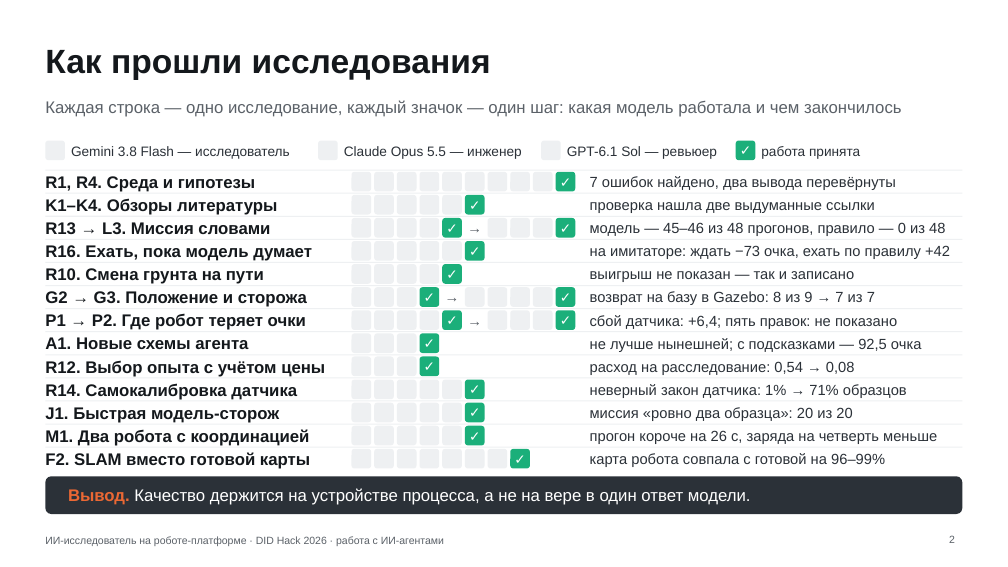
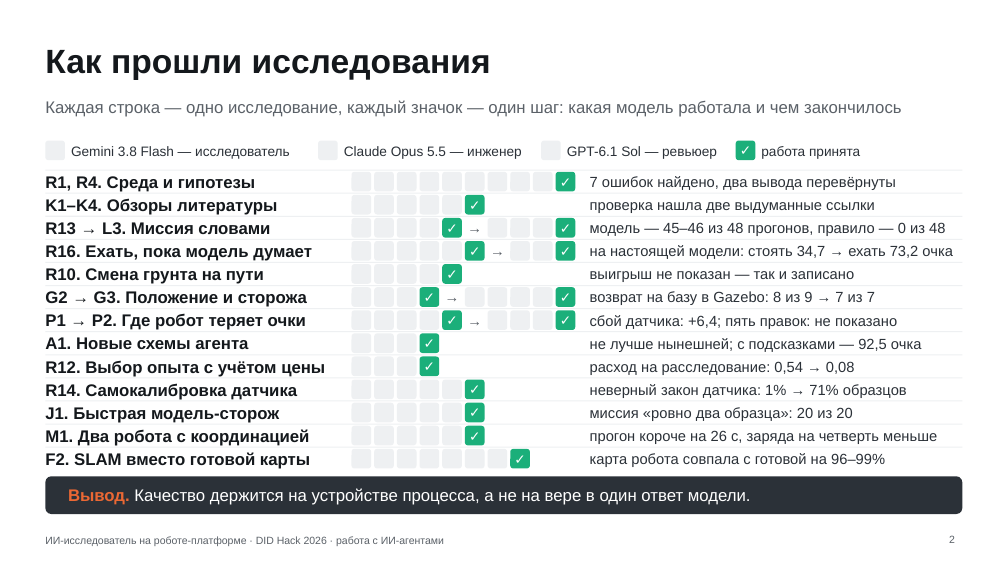
Before and after one commit to Mput13/did-hack, a slide deck: slide 2 of presentation/ai_process.pptx. Drawn at 1008x567 pixels with LibreOffice and Linux fonts; fonts in the diff are those of the drawing; background and template pictures are left out. Boxes give left, top, right and bottom in pixels: in the first picture for what was removed or moved away, otherwise in the second. Text is boxed around its words. In the diff, an @@ line names an element or a change of style, - is before the commit and + after.

```diff
--- a/presentation/ai_process.pptx
+++ b/presentation/ai_process.pptx
@@ text added at [488,240,507,263], 14 pt, text #5B6168, bold @@
+→
@@ rounded rectangle added at [510,241,530,261], fill #EEF0F2 @@
@@ rounded rectangle added at [533,241,553,261], fill #EEF0F2 @@
@@ rounded rectangle added at [556,241,575,261], fill #1BAF7A, 13 pt, text #FFFFFF, bold @@
+✓
@@ text at [590,245,953,259]: text changed @@
-на имитаторе: ждать −73 очка, ехать по правилу +42
+на настоящей модели: стоять 34,7 → ехать 73,2 очка
```
Also in this commit, not shown: 1 other slide changed, 20 other files.
